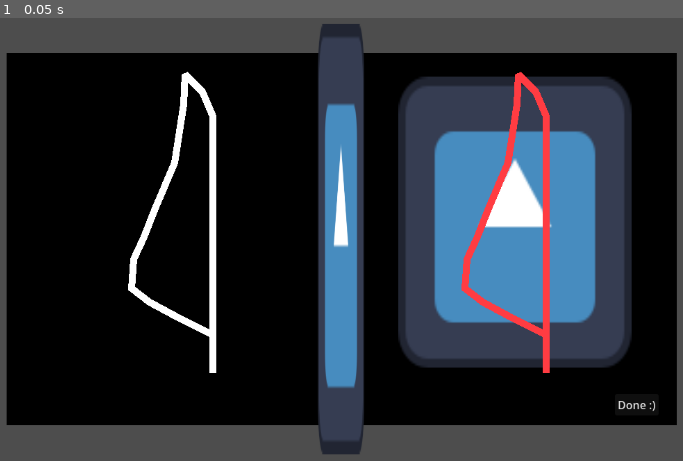
Above: before the commit, frame 1.
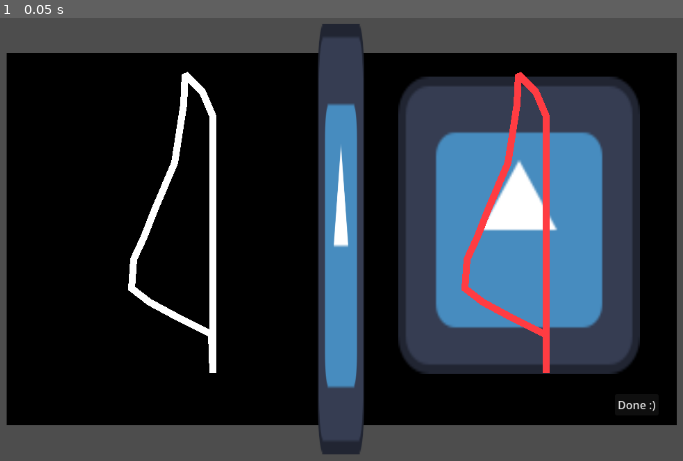
Above: after the commit, the same moment.

Repository: Daniel-M-C/CalgaryHacks2026
Game: Godot game, scene res://Drawing/Glyph.tscn
Same seed, same stepped clock (60 frames per second), same inputs: the game is played once before the commit and once after it. This scene is started directly instead of the project's main scene.
Inputs:
- Up to frame 1 (0.05 s): no input

The runs differ from the first frame. In frame 1, 3.5% of the frame differs, in the area x 30-94%, y 13-81%.

Commit message:
Partial glyph update

Diff:
--- a/Drawing/Glyph.tscn
+++ b/Drawing/Glyph.tscn
@@ -22,8 +22,8 @@
 texture = ExtResource("2_vebla")
 
 [node name="Sprite2D2" type="Sprite2D" parent="Background" unique_id=1308850235]
-position = Vector2(12.901557, -2.2390406)
-scale = Vector2(0.1360104, 0.3053898)
+position = Vector2(13.212435, -1.8425409)
+scale = Vector2(0.14086786, 0.3115851)
 texture = ExtResource("2_vebla")
 
 [node name="BaseGlyph" parent="." unique_id=797166207 instance=ExtResource("1_ymqpo")]
@@ -49,6 +49,6 @@
 position = Vector2(640, 100)
 
 [node name="Marker2D2" type="Marker2D" parent="Bounds" unique_id=1808643905]
-position = Vector2(960, 500)
+position = Vector2(980, 520)
 
 [connection signal="pressed" from="Button" to="." method="_on_button_pressed"]
--- a/Drawing/Glyphs/feather.tres
+++ b/Drawing/Glyphs/feather.tres
@@ -3,7 +3,8 @@
 [ext_resource type="Script" uid="uid://d24ebsxkfj8qr" path="res://Drawing/Glyphs/glyph_arr.gd" id="1_saivv"]
 
 [resource]
+resource_local_to_scene = true
 script = ExtResource("1_saivv")
 arr = PackedVector2Array(247, 420, 246.99998, 341.5917, 246.99998, 285.39334, 246.99998, 228.36856, 246.99998, 181.26114, 247, 119, 247, 50, 232, 15, 207, -10, 205, 33, 192, 117, 164, 183, 147, 226, 133, 256, 130, 298, 156, 318, 197, 340, 245, 364)
-difficulty = 220.0
+difficulty = 40.0
 metadata/_custom_type_script = "uid://d24ebsxkfj8qr"
--- a/Drawing/Glyphs/glyph_arr.gd
+++ b/Drawing/Glyphs/glyph_arr.gd
@@ -1,8 +1,22 @@
 class_name GlyphArr
 extends Resource
 
+## We need to have one array for each possible segment
+## We can make just one to begin with (since that makes drawing easier)
+## Then separate them through parts.
+## Then Glyph can make a Line2D for each part
 @export var arr : PackedVector2Array
 
 ## Used to determine score of drawings.
 ## score = mean_closest_dist_from_points/difficulty
 @export var difficulty : float = 100
+
+
+## An array of array of ints
+## Each glyph is split into several parts
+## [part_index][n_point_of_part]
+@export var parts : Array = [
+	[0,1,2,3,4,5],
+	[6,7,8,9,10,11],
+	[12,13,14,15,16,17]
+]
--- a/Drawing/drawing_tablet.gd
+++ b/Drawing/drawing_tablet.gd
@@ -16,16 +16,18 @@
 @onready var bounds: Node2D = $Bounds
 
 
-
-var drawing_points : PackedVector2Array #:
-	#set(val) :
-		#drawing_points = val
-		#drawing.points = drawing_points
+var drawing_points : PackedVector2Array
 
 func _ready() -> void:
 	timer.wait_time = point_cooldown
 	draw_pos = drawing.position
 	base_glyph.draw_pos = draw_pos
+
+	# Making all the lines :
+
+	# Glyph is made of several parts
+	# we need to make all of them as children, then
+	# set everything there.
 
 
 #func _input(event: InputEvent) -> void:
--- a/Drawing/glyph.gd
+++ b/Drawing/glyph.gd
@@ -10,13 +10,14 @@
 @onready var draw_pos : Vector2 =  Vector2.ZERO
 
 
+# NOTE :
+# ensure this matches up with the global list of glyph names
 @onready var glyphs : Array[GlyphArr] = [
 	preload("res://Drawing/Glyphs/feather.tres"),
 	preload("uid://c7n7ngoyu0vgk")
 ]
 
-# NOTE :
-# ensure this matches up with the above list
+
 enum GLYPH_NAME {
 	FEATHER,
 	VULTURE
--- a/Drawing/glyph.tscn
+++ b/Drawing/glyph.tscn
@@ -3,6 +3,7 @@
 [ext_resource type="Script" uid="uid://dbatx7u5nlimp" path="res://Drawing/glyph.gd" id="1_wi8il"]
 
 [node name="Glyph" type="Line2D" unique_id=797166207]
+closed = true
 script = ExtResource("1_wi8il")
 
 [node name="TrueGlyph" type="Line2D" parent="." unique_id=399896755]
--- /dev/null
+++ b/globals.gd
@@ -0,0 +1,7 @@
+extends Node
+
+# ensure glyph.gd matches that stuff
+enum GLYPH_NAME {
+	FEATHER,
+	VULTURE
+}
--- a/project.godot
+++ b/project.godot
@@ -14,6 +14,11 @@
 run/main_scene="uid://cwwwd2j612x3y"
 config/features=PackedStringArray("4.6")
 config/icon="res://icon.svg"
+<<<<<<<HEADconfig/icon="res://icon.svg"
+
+[autoload]
+
+Globals="*uid://pthlg5ihddbw"
 
 [display]
 
Not shown, added: globals.gd.uid
